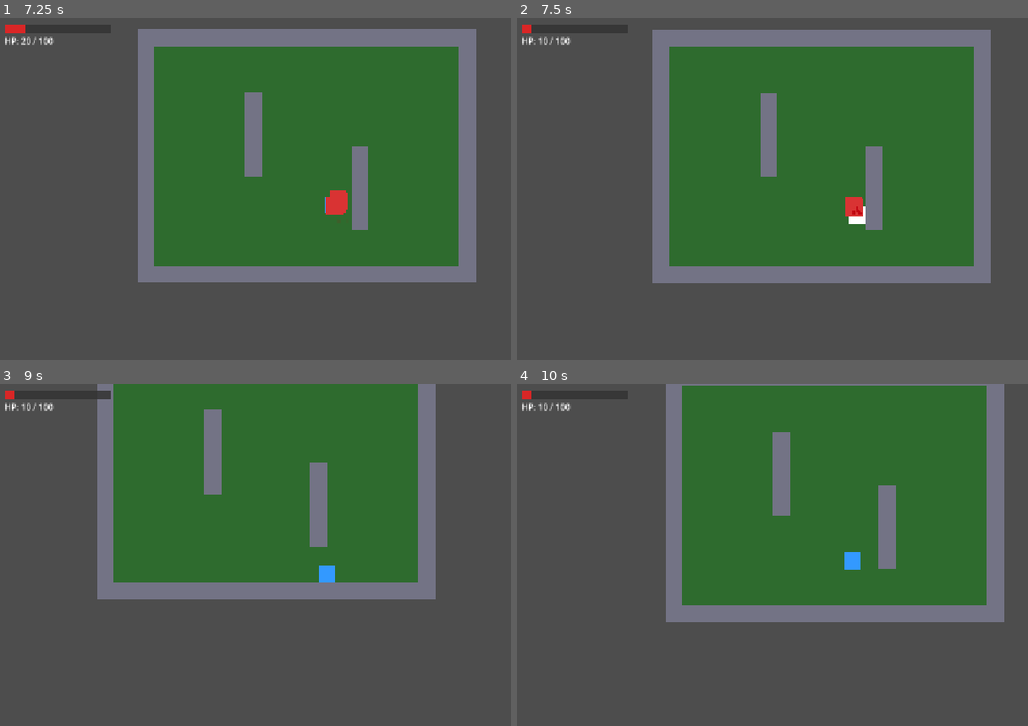
Above: before the commit, frames 1-4 (two rows, left to right).
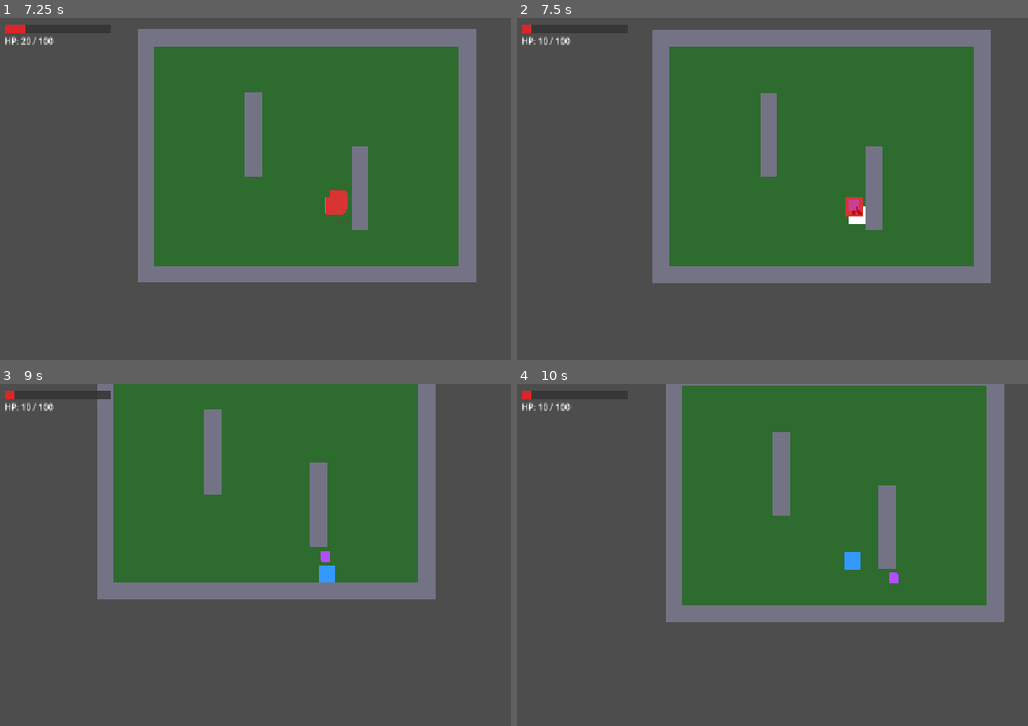
Above: after the commit, the same moments.

Repository: dockhorn12/Ashborn-jogo
Game: Godot game, scene res://ashborn/scenes/world/World.tscn
Two runs of this game, one before a commit and one after it. Both use one fixed random seed, a clock stepped at 60 frames per second and the inputs below.
Inputs:
- Up to frame 1 (7.25 s): hold Right (ui_right) 0.53-1.28 s; hold F (attack) 0.53-1.28 s; hold Down (ui_down) 1.28-2.03 s; tap F (attack) every 1.5 s from 1.35 to 5.85 s; hold Right (ui_right) 2.03-2.78 s; hold F (attack) 2.03-2.78 s; hold Up (ui_up) 2.78-3.53 s; hold F (attack) 3.53-4.28 s; hold Left (ui_left) 3.53-5.03 s; hold Down (ui_down) 5.03-5.78 s; hold F (attack) 5.03-5.78 s; hold Right (ui_right) 5.78-6.53 s; hold Up (ui_up) from 6.53 s (still down); hold F (attack) from 6.53 s (still down)
- Up to frame 2 (7.5 s): release Up (ui_up) at 7.28 s; release F (attack) at 7.28 s; hold Right (ui_right) from 7.28 s (still down); tap F (attack) at 7.35 s
- Up to frame 3 (9 s): release Right (ui_right) at 8.03 s; hold Down (ui_down) 8.03-8.78 s; hold F (attack) 8.03-8.78 s; hold Left (ui_left) from 8.78 s (still down); tap F (attack) at 8.85 s
- Up to frame 4 (10 s): release Left (ui_left) at 9.53 s; hold Up (ui_up) from 9.53 s (still down); hold F (attack) from 9.53 s (still down)

Frame 1 is identical in both runs. In frame 2, less than 0.1% of the frame differs, in the area x 64-67%, y 53-57%; in frame 3, less than 0.1%; in frame 4, less than 0.1%.

Commit message:
feat: drop de essência ao matar inimigo com coleta e feedback visual
Co-Authored-By: Claude Sonnet 4.6 <noreply@anthropic.com>

Diff:
--- /dev/null
+++ b/ashborn/scenes/pickups/Essence.tscn
@@ -0,0 +1,21 @@
+[gd_scene format=3]
+
+[ext_resource type="Script" path="res://ashborn/scripts/pickups/Essence.gd" id="1_essence"]
+
+[sub_resource type="RectangleShape2D" id="RectangleShape2D_essence"]
+size = Vector2(16, 16)
+
+[node name="Essence" type="Area2D"]
+collision_layer = 6
+collision_mask = 2
+script = ExtResource("1_essence")
+
+[node name="Visual" type="ColorRect" parent="."]
+offset_left = -8.0
+offset_top = -8.0
+offset_right = 8.0
+offset_bottom = 8.0
+color = Color(0.7, 0.3, 1.0, 1)
+
+[node name="CollisionShape2D" type="CollisionShape2D" parent="."]
+shape = SubResource("RectangleShape2D_essence")
--- a/ashborn/scripts/enemies/Enemy.gd
+++ b/ashborn/scripts/enemies/Enemy.gd
@@ -1,4 +1,7 @@
 extends CharacterBody2D
+
+# Cena da essência que será dropada ao morrer
+const ESSENCIA_CENA := preload("res://ashborn/scenes/pickups/Essence.tscn")
 
 # --- Identificação ---
 @export var enemy_name: String = "Inimigo"
@@ -57,4 +60,11 @@
 
 func _morrer() -> void:
 	print(enemy_name + " morreu!")
+	_dropar_essencia()
 	queue_free()
+
+func _dropar_essencia() -> void:
+	# Instancia a essência na posição do inimigo e adiciona à cena pai
+	var essencia := ESSENCIA_CENA.instantiate()
+	essencia.global_position = global_position
+	get_parent().add_child(essencia)
--- /dev/null
+++ b/ashborn/scripts/pickups/Essence.gd
@@ -0,0 +1,34 @@
+extends Area2D
+
+# Visual da essência
+@onready var visual: ColorRect = $Visual
+
+func _ready() -> void:
+	# Conecta o sinal: quando o player encostar, coleta a essência
+	body_entered.connect(_on_body_entered)
+	# Pequena animação de pulso ao aparecer
+	_animar_surgimento()
+
+func _on_body_entered(body: Node2D) -> void:
+	# Só coleta se for o player
+	if not body.has_method("receber_dano_contato"):
+		return
+	print("Essência coletada!")
+	_animar_coleta()
+
+func _animar_surgimento() -> void:
+	# Começa pequeno e cresce até o tamanho normal
+	visual.scale = Vector2(0.1, 0.1)
+	var tween := create_tween()
+	tween.tween_property(visual, "scale", Vector2(1.0, 1.0), 0.25) \
+		.set_trans(Tween.TRANS_BACK).set_ease(Tween.EASE_OUT)
+
+func _animar_coleta() -> void:
+	# Desativa a colisão imediatamente para não coletar duas vezes
+	$CollisionShape2D.set_deferred("disabled", true)
+	# Cresce e some rapidamente
+	var tween := create_tween()
+	tween.set_parallel(true)
+	tween.tween_property(visual, "scale", Vector2(2.0, 2.0), 0.2)
+	tween.tween_property(visual, "modulate:a", 0.0, 0.2)
+	tween.chain().tween_callback(queue_free)
